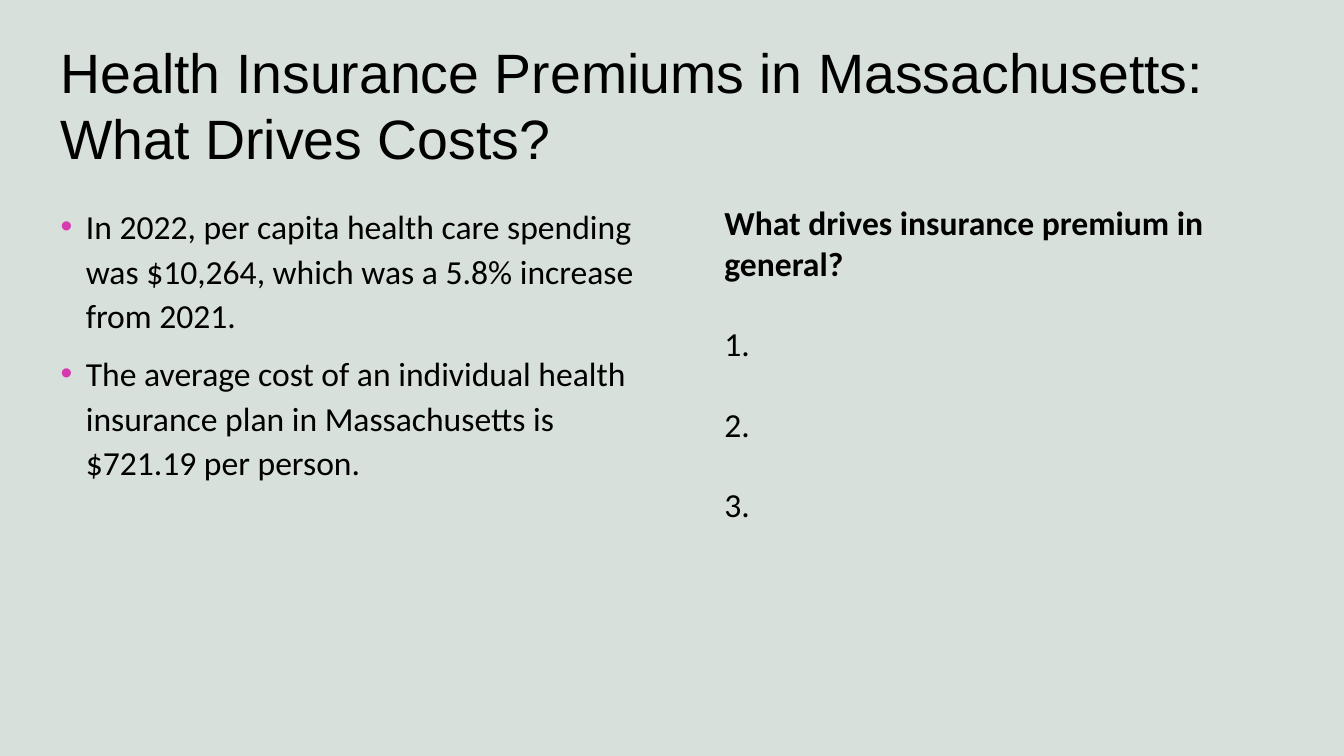
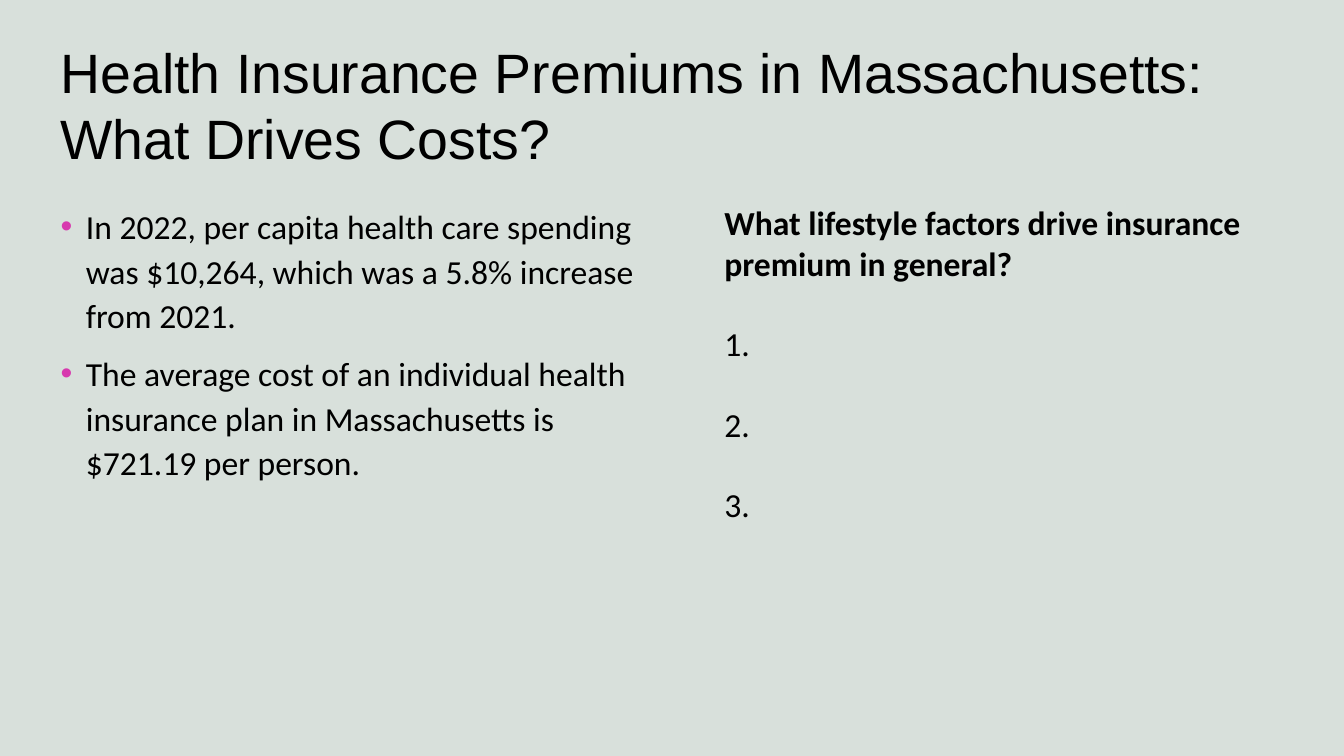
Before and after one commit to harshvardhaniimi/linear-regression, a slide deck: slide 7 of Slides.pptx (slide 4 before the commit). Drawn at 1344x756 pixels with LibreOffice and Linux fonts; fonts in the diff are those of the drawing; background and template pictures are left out. Boxes give left, top, right and bottom in pixels: in the first picture for what was removed or moved away, otherwise in the second. Text is boxed around its words. In the diff, an @@ line names an element or a change of style, - is before the commit and + after.

```diff
--- a/Slides.pptx
+++ b/Slides.pptx
@@ text at box(724, 211, 1240, 282): text changed @@
-What drives insurance premium in general?
+What lifestyle factors drive insurance premium in general?
```
Also in this commit, not shown: 4 other slides changed, 1 other file.
